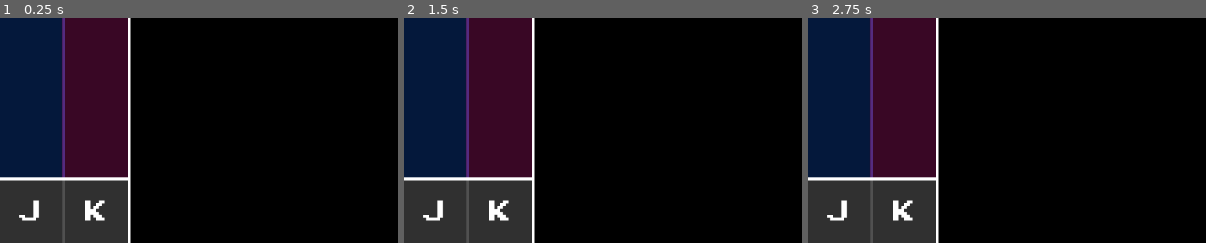
Above: before the commit, frames 1-3 (left to right).
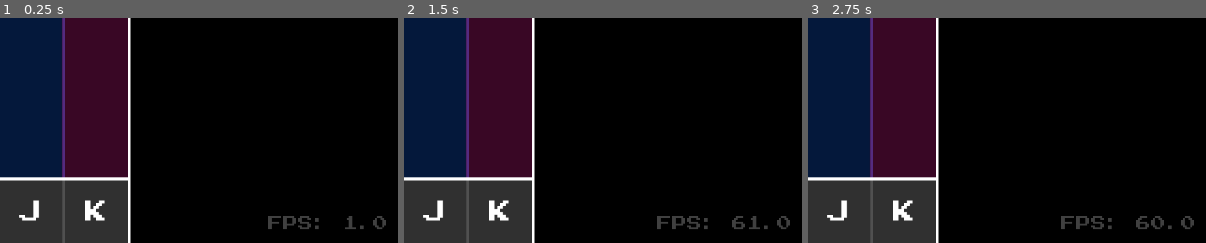
Above: after the commit, the same moments.

Repository: Brooklyn-Dev/shiba-game
Game: Godot game, scene res://scenes/Game.tscn
Same seed, same stepped clock (60 frames per second), same inputs: the game is played once before the commit and once after it. Sound files missing from this copy of the repository are replaced by a short silence.
Inputs:
- Up to frame 1 (0.25 s): no input
- Up to frame 2 (1.5 s): tap Enter at 0.5 s
- Up to frame 3 (2.75 s): tap Space at 2 s
The pictures show only the part of the screen within x 50-100%, y 50-100%; the shares and areas given below are measured in that part.

The runs differ from the first frame. In frame 1, 0.5% of the frame differs, in the area x 67-97%, y 88-94%; in frame 2, 0.6%; in frame 3, 0.7%, in the area x 63-97%, y 88-94%.

Commit message:
feat: add fps counter

Diff:
--- a/scenes/Game.tscn
+++ b/scenes/Game.tscn
@@ -395,6 +395,25 @@
 text = "K"
 horizontal_alignment = 1
 
+[node name="FPSLabel" type="Label" parent="Referee/Display"]
+texture_filter = 1
+anchors_preset = 6
+anchor_left = 1.0
+anchor_top = 0.5
+anchor_right = 1.0
+anchor_bottom = 0.5
+offset_left = -208.0
+offset_top = 311.0
+offset_right = -16.0
+offset_bottom = 347.0
+grow_horizontal = 0
+grow_vertical = 2
+theme_override_colors/font_color = Color(1, 1, 1, 0.25098)
+theme_override_fonts/font = ExtResource("5_s0nni")
+theme_override_font_sizes/font_size = 24
+text = "FPS: 123"
+horizontal_alignment = 2
+
 [node name="NoteSpawner" type="Node" parent="Referee" node_paths=PackedStringArray("lane_spawns", "judgement_line")]
 script = ExtResource("7_g4kob")
 note_scene = ExtResource("9_qy1jj")
--- a/scenes/referee/display.gd
+++ b/scenes/referee/display.gd
@@ -9,6 +9,8 @@
 @onready var good_label := $JudgementsRect/GoodRect/QuantityLabel
 @onready var ok_label := $JudgementsRect/OkRect/QuantityLabel
 @onready var missed_label := $JudgementsRect/MissedRect/QuantityLabel
+
+@onready var fps_label := $FPSLabel
 
 func _ready():
 	var referee = get_parent()
@@ -25,6 +27,11 @@
 	good_label.text = "0"
 	ok_label.text = "0"
 	missed_label.text = "0"
+
+	fps_label.text = "FPS: N/A"
+
+func _process(_delta: float) -> void:
+	fps_label.text = "FPS: " + str(Engine.get_frames_per_second())
 
 func _on_score_updated(score: int):
 	score_label.text = str(score)
